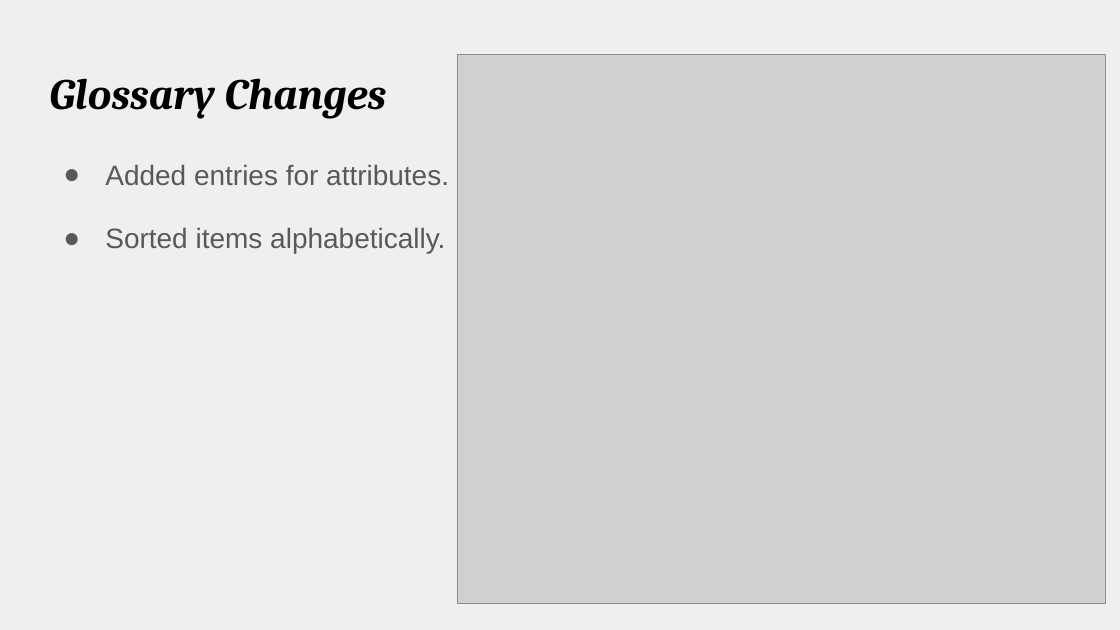
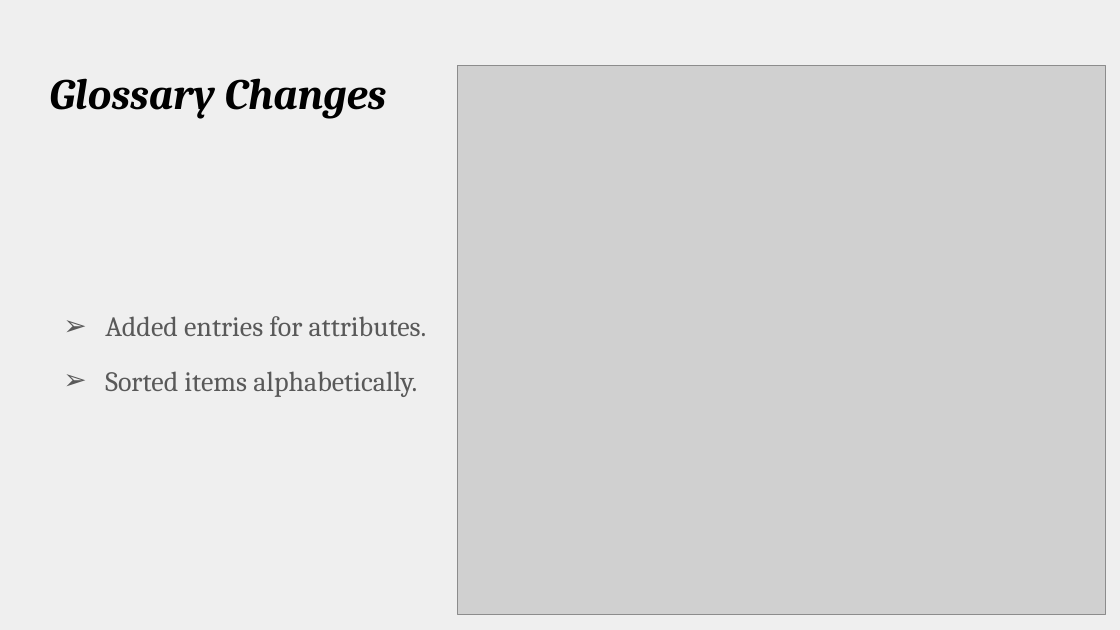
Before and after one commit to amgunden/cs414-f17-301-chessire-coders, a slide deck: slide 4 of documentation/P3 Presentation.pptx. Drawn at 1120x630 pixels with LibreOffice and Linux fonts; fonts in the diff are those of the drawing; grey boxes stand for pictures. Boxes give left, top, right and bottom in pixels: in the first picture for what was removed or moved away, otherwise in the second. Text is boxed around its words. In the diff, an @@ line names an element or a change of style, - is before the commit and + after.

```diff
--- a/documentation/P3 Presentation.pptx
+++ b/documentation/P3 Presentation.pptx
@@ picture: place and size @@
-picture at bbox=[458, 55, 1105, 605]
+picture at bbox=[458, 65, 1105, 615]
@@ text "Added entries for attributes." at bbox=[105, 316, 427, 397]: font Arial to Cambria; bullet ● to ➢; less space between paragraphs; vertical alignment top to middle @@
```
Also in this commit, not shown: 6 other slides changed, 12 slides added, 7 slides removed, 1 other file.
